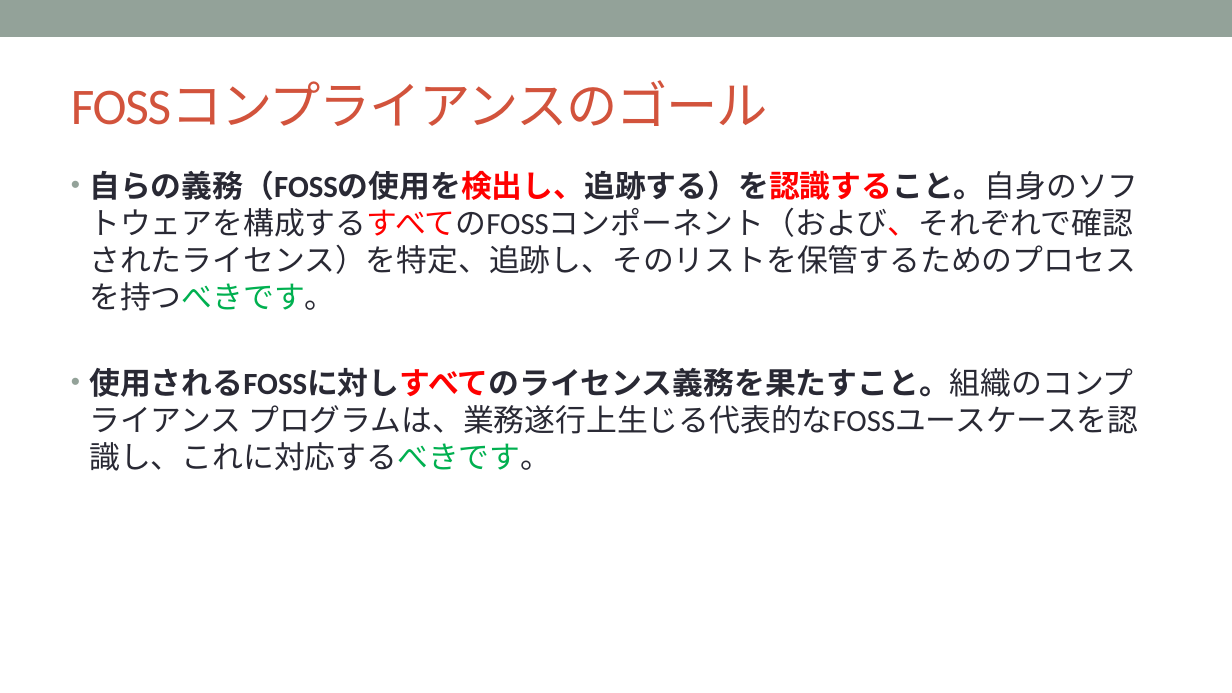
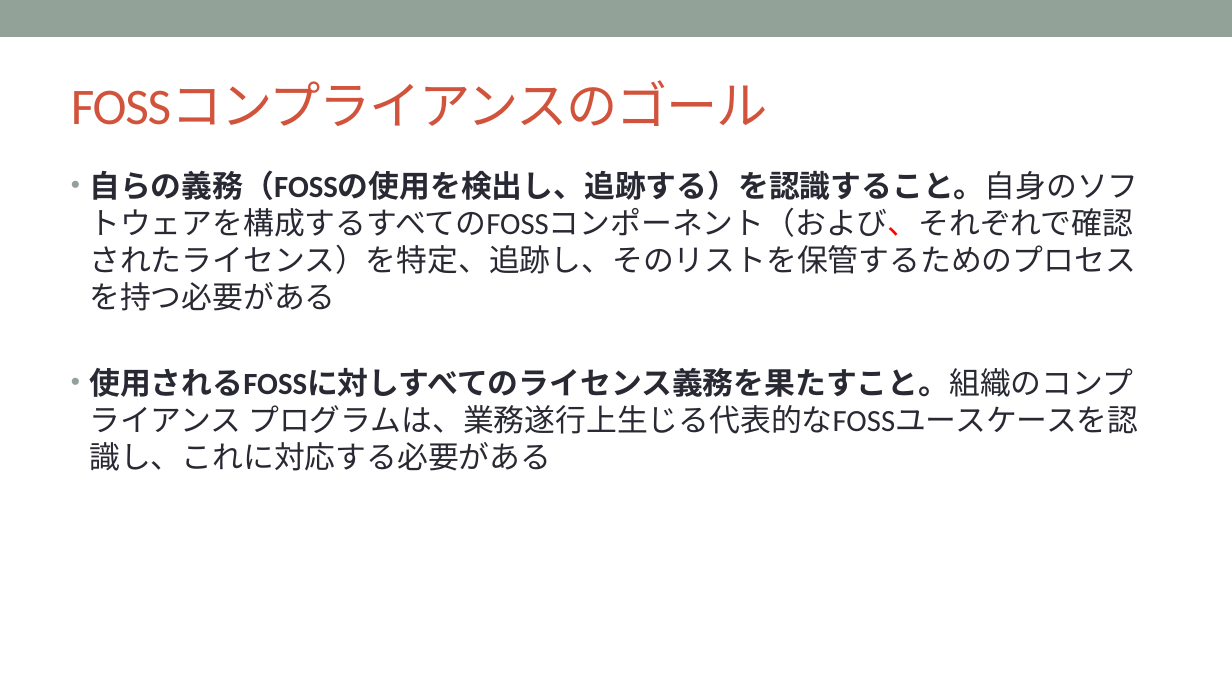
Before and after one commit to OpenChain-Project/Curriculum-Translation-JP, a slide deck: slide 24 of RC/openchain-curriculum-release-2-jp_rc1.0.pptx. Drawn at 1232x693 pixels with LibreOffice and Linux fonts; fonts in the diff are those of the drawing; background and template pictures are left out. Boxes give left, top, right and bottom in pixels: in the first picture for what was removed or moved away, otherwise in the second. Text is boxed around its words. In the diff, an @@ line names an element or a change of style, - is before the commit and + after.

```diff
--- a/RC/openchain-curriculum-release-2-jp_rc1.0.pptx
+++ b/RC/openchain-curriculum-release-2-jp_rc1.0.pptx
@@ text at (89, 170, 1138, 471): text changed @@
-• 自らの義務（FOSSの使用を検出し、追跡する）を認識すること。自身のソフトウェアを構成するすべてのFOSSコンポーネント（および、それぞれで確認されたライセンス）を特定、追跡し、そのリストを保管するためのプロセスを持つべきです。
-• 使用されるFOSSに対しすべてのライセンス義務を果たすこと。組織のコンプライアンス プログラムは、業務遂行上生じる代表的なFOSSユースケースを認識し、これに対応するべきです。
+• 自らの義務（FOSSの使用を検出し、追跡する）を認識すること。自身のソフトウェアを構成するすべてのFOSSコンポーネント（および、それぞれで確認されたライセンス）を特定、追跡し、そのリストを保管するためのプロセスを持つ必要がある
+• 使用されるFOSSに対しすべてのライセンス義務を果たすこと。組織のコンプライアンス プログラムは、業務遂行上生じる代表的なFOSSユースケースを認識し、これに対応する必要がある
```
Also in this commit, not shown: 21 other slides changed.
